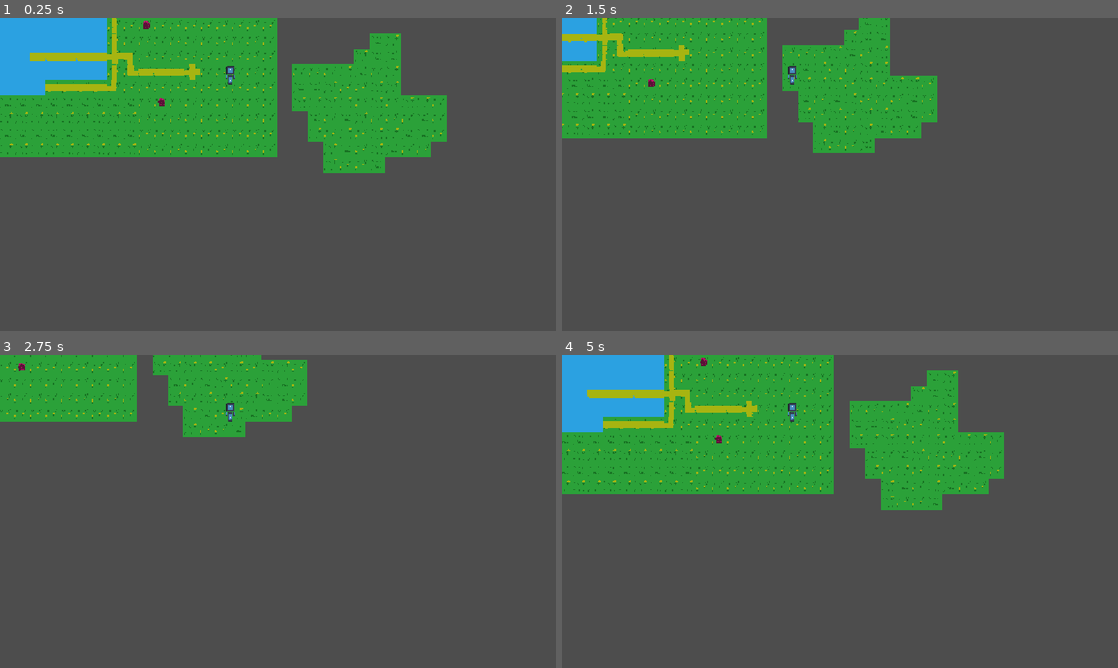
Above: before the commit, frames 1-4 (two rows, left to right).
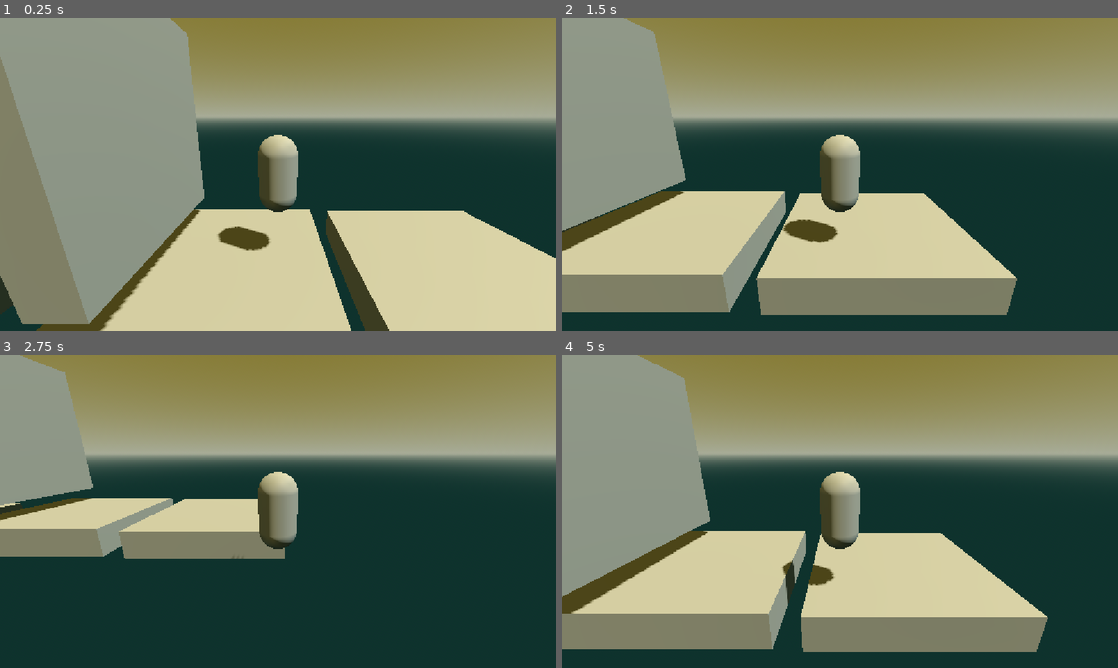
Above: after the commit, the same moments.

Repository: unblinky/second-try
Game: Godot game, scene res://Level/Level.tscn
Two runs of this game, one before a commit and one after it. Both use one fixed random seed, a clock stepped at 60 frames per second and the inputs below. Before the commit the project starts from res://Roads/Roads.tscn. The engine's default icon, where the game draws it, is replaced by a stand-in: a white triangle on a blue panel in a dark square.
Inputs (mouse positions are in pixels of both pictures, inside the frame that each line leads up to):
- Up to frame 1 (0.25 s): no input
- Up to frame 2 (1.5 s): tap Enter (ui_accept) at 0.5, 0.6 s; move the mouse to (962, 158) at 0.52 s; hold D (move_right) 0.53-1.28 s; tap Middle mouse button (jump) at 0.77, 0.8, 1.07, 1.35 s; move the mouse to (728, 190) at 1.27 s; hold S (move_down) from 1.28 s (still down)
- Up to frame 3 (2.75 s): tap Middle mouse button (jump) at 1.52, 1.82, 2.3 s; tap Enter (ui_accept) at 1.55, 2.1 s; move the mouse to (333, 442) at 2.02 s; release S (move_down) at 2.03 s; hold D (move_right) from 2.03 s (still down)
- Up to frame 4 (5 s): move the mouse to (812, 574) at 2.77 s; release D (move_right) at 2.78 s; hold W (move_up) 2.78-3.53 s; tap Enter (ui_accept) at 2.85, 4.35 s; tap Middle mouse button (jump) at 3.02, 3.32, 3.6, 3.77, 4.07, 4.52, 4.82 s; move the mouse to (1006, 558) at 3.52 s; hold A (move_left) from 3.53 s (still down); move the mouse to (673, 464) at 4.27 s

The runs differ from the first frame. In frame 1, 99% of the frame differs, in the area x 0-100%, y 0-100%; in frame 2, 99%; in frame 3, 99%; in frame 4, 99%.

Commit message:
Wall jumping.

Diff:
--- /dev/null
+++ b/Code/Jumper/Jumper.gd
@@ -0,0 +1,54 @@
+extends CharacterBody3D
+class_name Jumper
+
+const SPEED = 5.0
+const JUMP_VELOCITY = 4.5
+
+
+@onready var wall_sensor: Area3D = $WallSensor
+var can_wall_jump: bool = false
+
+func _ready() -> void:
+	wall_sensor.body_entered.connect(on_wall_entered)
+	wall_sensor.body_exited.connect(on_wall_exited)
+
+func on_wall_exited(body):
+	if body is StaticBody3D:
+		can_wall_jump = false
+
+func on_wall_entered(body):
+	if body is CharacterBody3D:
+		print("Detected a character body. Ignoring.")
+
+	if body is StaticBody3D:
+		can_wall_jump = true
+		print("hit a wall. engage wall jumping system.")
+
+
+
+func _physics_process(delta: float) -> void:
+	# Add the gravity.
+	if not is_on_floor():
+		velocity += get_gravity() * delta
+
+	# Floor Jump
+	if Input.is_action_just_pressed("jump") and is_on_floor():
+		velocity.y = JUMP_VELOCITY
+
+	# Wall Jump
+	if Input.is_action_just_pressed("jump") and can_wall_jump:
+		velocity.y = JUMP_VELOCITY
+
+
+	# Get the input direction and handle the movement/deceleration.
+	# As good practice, you should replace UI actions with custom gameplay actions.
+	var input_dir := Input.get_vector("move_left", "move_right", "move_up", "move_down")
+	var direction := (transform.basis * Vector3(input_dir.x, 0, input_dir.y)).normalized()
+	if direction:
+		velocity.x = direction.x * SPEED
+		velocity.z = direction.z * SPEED
+	else:
+		velocity.x = move_toward(velocity.x, 0, SPEED)
+		velocity.z = move_toward(velocity.z, 0, SPEED)
+
+	move_and_slide()
--- /dev/null
+++ b/Code/Jumper/Jumper.tscn
@@ -0,0 +1,31 @@
+[gd_scene format=3 uid="uid://vx4kw2e0jctr"]
+
+[ext_resource type="Script" uid="uid://cca87nuaewjo6" path="res://Jumper/Jumper.gd" id="1_u36cw"]
+
+[sub_resource type="CapsuleShape3D" id="CapsuleShape3D_fh211"]
+
+[sub_resource type="CapsuleMesh" id="CapsuleMesh_fh211"]
+
+[sub_resource type="CylinderShape3D" id="CylinderShape3D_fh211"]
+height = 0.4
+radius = 0.7
+
+[node name="Jumper" type="CharacterBody3D" unique_id=2132759993]
+script = ExtResource("1_u36cw")
+
+[node name="CollisionShape3D" type="CollisionShape3D" parent="." unique_id=58131462]
+shape = SubResource("CapsuleShape3D_fh211")
+
+[node name="MeshInstance3D" type="MeshInstance3D" parent="." unique_id=977376838]
+mesh = SubResource("CapsuleMesh_fh211")
+
+[node name="WallSensor" type="Area3D" parent="." unique_id=12439986]
+
+[node name="CollisionShape3D" type="CollisionShape3D" parent="WallSensor" unique_id=590791425]
+shape = SubResource("CylinderShape3D_fh211")
+
+[node name="CameraRig" type="Node3D" parent="." unique_id=1880693123]
+transform = Transform3D(1, 0, 0, 0, 0.96234345, 0.2718365, 0, -0.2718365, 0.96234345, 0, 0, 0)
+
+[node name="Camera" type="Camera3D" parent="CameraRig" unique_id=2128684810]
+transform = Transform3D(1, 0, 0, 0, 1, 0, 0, 0, 1, 0, 0, 5.239155)
--- a/Code/Level/Jumper.gd
+++ /dev/null
@@ -1,28 +0,0 @@
-extends CharacterBody3D
-
-
-const SPEED = 5.0
-const JUMP_VELOCITY = 4.5
-
-
-func _physics_process(delta: float) -> void:
-	# Add the gravity.
-	if not is_on_floor():
-		velocity += get_gravity() * delta
-
-	# Handle jump.
-	if Input.is_action_just_pressed("ui_accept") and is_on_floor():
-		velocity.y = JUMP_VELOCITY
-
-	# Get the input direction and handle the movement/deceleration.
-	# As good practice, you should replace UI actions with custom gameplay actions.
-	var input_dir := Input.get_vector("ui_left", "ui_right", "ui_up", "ui_down")
-	var direction := (transform.basis * Vector3(input_dir.x, 0, input_dir.y)).normalized()
-	if direction:
-		velocity.x = direction.x * SPEED
-		velocity.z = direction.z * SPEED
-	else:
-		velocity.x = move_toward(velocity.x, 0, SPEED)
-		velocity.z = move_toward(velocity.z, 0, SPEED)
-
-	move_and_slide()
--- a/Code/Level/Level.tscn
+++ b/Code/Level/Level.tscn
@@ -1,6 +1,6 @@
 [gd_scene format=3 uid="uid://d0wj6gib88x1a"]
 
-[ext_resource type="Script" uid="uid://cca87nuaewjo6" path="res://Level/Jumper.gd" id="1_a526m"]
+[ext_resource type="PackedScene" uid="uid://vx4kw2e0jctr" path="res://Jumper/Jumper.tscn" id="1_r3cbp"]
 [ext_resource type="PackedScene" uid="uid://tl60dv8cn7sf" path="res://Platform/Platform3D.tscn" id="2_r3cbp"]
 
 [sub_resource type="ProceduralSkyMaterial" id="ProceduralSkyMaterial_2gduj"]
@@ -16,10 +16,6 @@
 background_mode = 2
 sky = SubResource("Sky_a526m")
 
-[sub_resource type="CapsuleShape3D" id="CapsuleShape3D_fh211"]
-
-[sub_resource type="CapsuleMesh" id="CapsuleMesh_fh211"]
-
 [node name="Level" type="Node" unique_id=375347551]
 
 [node name="WorldEnvironment" type="WorldEnvironment" parent="." unique_id=1648739188]
@@ -29,20 +25,8 @@
 transform = Transform3D(0.4210358, -0.78552324, 0.45352197, 0, 0.49999997, 0.86602545, -0.90704405, -0.3646277, 0.21051787, 0, 72.89573, 0)
 shadow_enabled = true
 
-[node name="Jumper" type="CharacterBody3D" parent="." unique_id=490711766]
-script = ExtResource("1_a526m")
-
-[node name="CollisionShape3D" type="CollisionShape3D" parent="Jumper" unique_id=75217139]
-shape = SubResource("CapsuleShape3D_fh211")
-
-[node name="MeshInstance3D" type="MeshInstance3D" parent="Jumper" unique_id=1977512458]
-mesh = SubResource("CapsuleMesh_fh211")
-
-[node name="CameraRig" type="Node3D" parent="Jumper" unique_id=1076913446]
-transform = Transform3D(1, 0, 0, 0, 0.96234345, 0.2718365, 0, -0.2718365, 0.96234345, 0, 0, 0)
-
-[node name="Camera" type="Camera3D" parent="Jumper/CameraRig" unique_id=1478001462]
-transform = Transform3D(1, 0, 0, 0, 1, 0, 0, 0, 1, 0, 0, 5.239155)
+[node name="Jumper" parent="." unique_id=2132759993 instance=ExtResource("1_r3cbp")]
+transform = Transform3D(1, 0, 0, 0, 1, 0, 0, 0, 1, 1.4695604, 0, 0)
 
 [node name="Platform" parent="." unique_id=1993095841 instance=ExtResource("2_r3cbp")]
 transform = Transform3D(1, 0, 0, 0, 1, 0, 0, 0, 1, 0, -2.9901648, 0)
@@ -50,5 +34,8 @@
 [node name="Platform2" parent="." unique_id=907449524 instance=ExtResource("2_r3cbp")]
 transform = Transform3D(1, 0, 0, 0, 1, 0, 0, 0, 1, -8.3840885, -3.2689004, 0.20450592)
 
+[node name="Platform4" parent="." unique_id=184207817 instance=ExtResource("2_r3cbp")]
+transform = Transform3D(-4.371139e-08, -1, 0, 1, -4.371139e-08, 0, 0, 0, 1, -1.8731728, 0.84638405, 0.20450592)
+
 [node name="Platform3" parent="." unique_id=1722281109 instance=ExtResource("2_r3cbp")]
 transform = Transform3D(1, 0, 0, 0, 1, 0, 0, 0, 1, 6.206245, -3.0751772, 0)
--- a/Code/project.godot
+++ b/Code/project.godot
@@ -11,7 +11,7 @@
 [application]
 
 config/name="Second Try"
-run/main_scene="uid://na5wrmyp42nj"
+run/main_scene="uid://d0wj6gib88x1a"
 config/features=PackedStringArray("4.7", "GL Compatibility")
 config/icon="res://Main/icon.svg"
 
Renamed: Code/Level/Jumper.gd.uid -> Code/Jumper/Jumper.gd.uid
